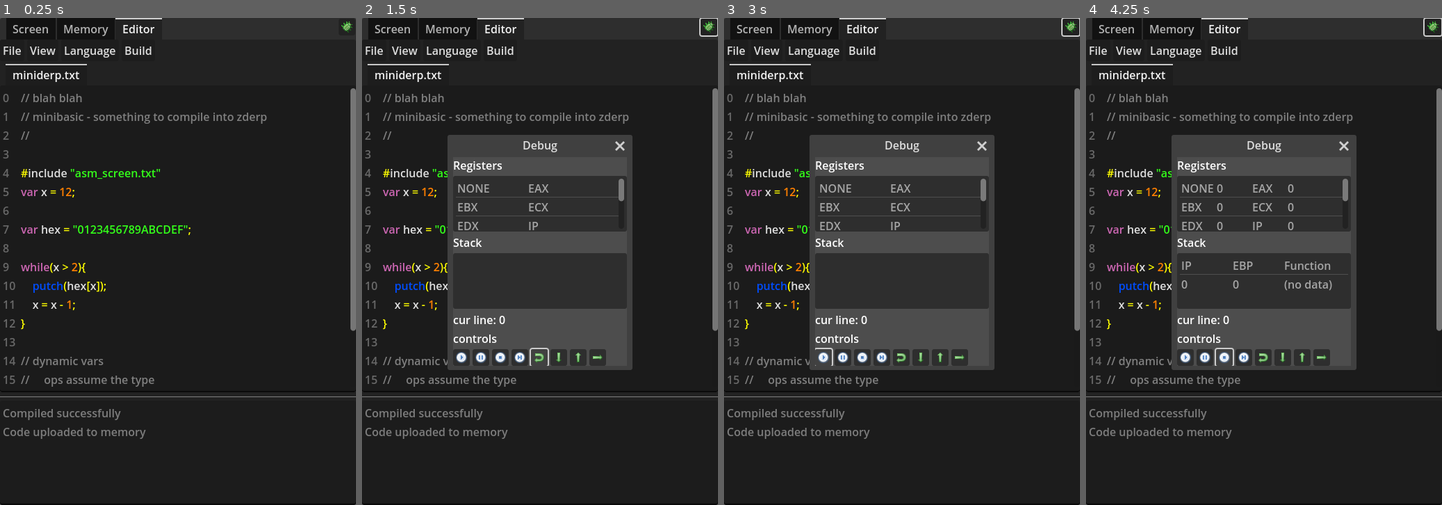
Above: before the commit, frames 1-4 (left to right).
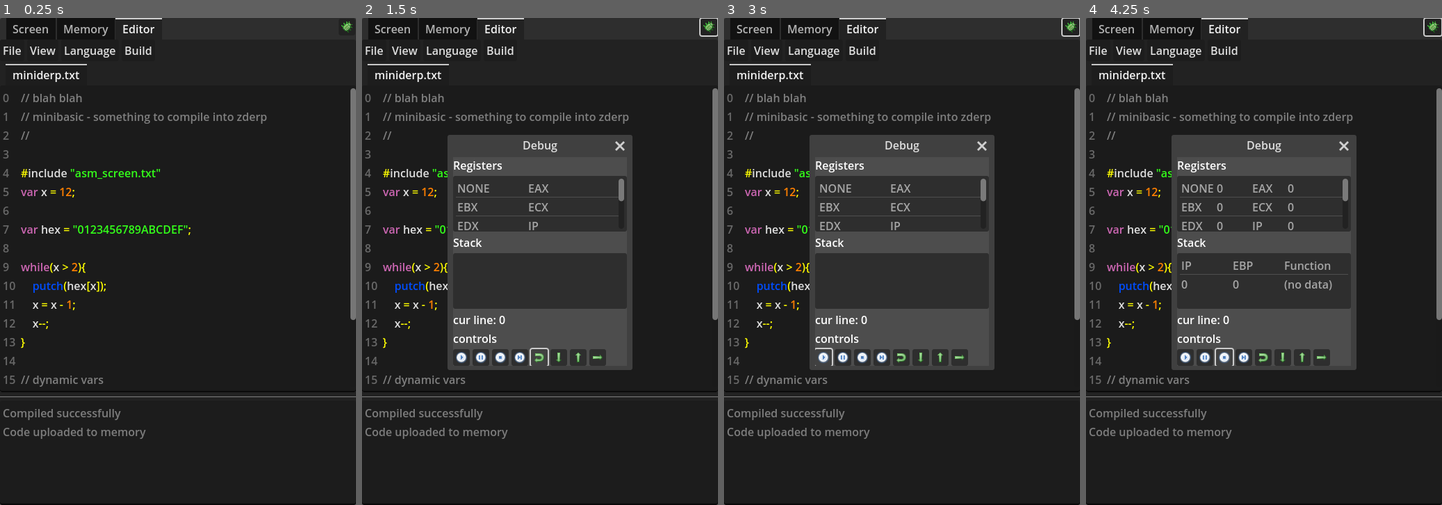
Above: after the commit, the same moments.

Repository: Zondartul/CpuDerp
Game: Godot game, scene res://scenes/main.tscn
The game is run twice, just before and just after one commit, with the same random seed, the same clock (stepped at 60 frames per second) and the same inputs.
Inputs (mouse positions are in pixels of both pictures, inside the frame that each line leads up to):
- Up to frame 1 (0.25 s): no input
- Up to frame 2 (1.5 s): click (707, 27) at 0.5 s; click (540, 358) at 1.25 s
- Up to frame 3 (3 s): click (902, 358) at 2 s; click (823, 358) at 2.75 s
- Up to frame 4 (4.25 s): click (1224, 358) at 3.5 s

The runs differ from the first frame. In frame 1, 0.5% of the frame differs, in the area x 5-100%, y 61-76%; in frame 2, 0.5%; in frame 3, 0.5%; in frame 4, 0.5%.

Commit message:
better tokenization for miniderp

Diff:
--- a/scenes/comp_compile_md.gd
+++ b/scenes/comp_compile_md.gd
@@ -1,96 +1,16 @@
 extends Node
 
-var cur_filename;
-var cur_path;
-const script_tokenizer = preload("res://scenes/word_boundary_tokenizer.gd")
-const lang = preload("res://scenes/lang_md.gd")
-var tokenizer;
-var cur_line = "";
-var cur_line_idx = 0;
-var error_code = 0;
+var cur_filename: set=set_cur_filename;
+var cur_path: set=set_cur_path;
+@onready var tokenizer = $tokenizer_md;
 signal tokens_ready;
-var output_tokens = [];
-
-func _ready():
-	tokenizer = script_tokenizer.new();
-	tokenizer.ch_punct = lang.get_all_punct();
 
 func compile(text):
-	var tokens = tokenize(text);
-	tokens_ready.emit(tokens);
+	var tokens = tokenizer.tokenize(text);
 	print(tokens);
 
-var char_classes = ["WORD", "PUNCT", "NUM", "STR"];
+func _on_tokenizer_md_tokens_ready(tokens) -> void:
+	tokens_ready.emit(tokens);
 
-func tokenize(text):
-	output_tokens.clear();
-	var lines = text.split("\n",false);
-	print(lines);
-	for line in lines:
-		cur_line = line;
-		cur_line_idx += 1;
-		line = preproc(line);
-		cur_line = line;
-		var tokens = tokenizer.tokenize(line);
-		output_tokens.append_array(tokens);
-		if output_tokens.size():
-			output_tokens.back()["token_viewer_newline"] = true;
-		#process(tokens);
-		if error_code: return false;
-	tokens_ready.emit(output_tokens);
-	return output_tokens;
-
-# ---------- Basic preprocess ---------------------------------
-# preprocess the line: remove comments, trim whitespace, etc
-func preproc(line:String)->String:
-	#var line_old = line;
-	line = remove_comments(line);
-	line = trim_spaces(line);
-	#print("preproc: before ["+line_old+"] -> after ["+line+"]")
-	return line;
-
-# removes comments from the line. Comments start with the # character and last until end of string.
-func remove_comments(line:String)->String:
-	#var idx = line.find("#");
-	#if(idx != -1):
-	#	line = line.substr(0, idx);
-	# need to handle strings as well
-	var is_string = false;
-	var idx = 0;
-	var prev_ch = "";
-	for ch in line:
-		if is_string:
-			if ch == "\"": is_string = false;
-		else:
-			if ch == "\"": is_string = true;
-			if ch == "/" and prev_ch == "/":
-				idx -= 1;
-				break;
-		prev_ch = ch;
-		idx += 1;
-	return line.substr(0,idx);
-
-# removes space characters from the beginning and the end of a string
-func trim_spaces(line:String)->String:
-	var idx_first = first_non_space(line)
-	var idx_last = last_non_space(line)
-	var nsp_len = idx_last - idx_first+1;
-	line = line.substr(idx_first, nsp_len);
-	return line;
-
-# returns the index of the first character in a string that is not some space character
-func first_non_space(line:String)->int:
-	var idx = 0;
-	for ch in line:
-		if ch in " \n\r\t":
-			idx = idx+1;
-		else:
-			return idx;
-	return -1;
-
-# returns the index of the last character in a string that is not some space character
-func last_non_space(line:String)->int:
-	var idx = first_non_space(line.reverse())
-	if idx == -1: return -1;
-	else: return line.length() - idx - 1;
-#------------------------------------------------------------
+func set_cur_filename(val): tokenizer.cur_filename = val;
+func set_cur_path(val): tokenizer.cur_path = val;
--- a/scenes/lang_md.gd
+++ b/scenes/lang_md.gd
@@ -3,11 +3,11 @@
 
 var lang_name = "miniderp";
 
-const keywords = ["var", "func", "if", "else", "while", "return"];
-const punct_range = ["([{", ")]}"];
-const punct_single = [";"];
-const punct_multi = ["//"];
-const ops_single = [".+-*/%="];
+const keywords = ["var", "func", "if", "else", "while", "return", "and", "or", "not"];
+const ops = [".", "+", "-", "*", "/", "%", "=", "+=", "-=", "*=", "/=", "%=", "&", "|", "^",];
+const punct = [";", "//", "(", "[", "{", ")", "]", "}", "#"];
+const punct_range_begin = ["(", "[", "{"];
+const punct_range_end = [")", "]", "}"];
 
 func get_syntax():
 	var syn = CodeHighlighter.new();
@@ -37,7 +37,7 @@
 
 static func get_all_punct():
 	var s = "";
-	for list in [punct_range, punct_single, punct_multi, ops_single]:
+	for list in [punct, ops]:
 		for entry in list:
 			s += entry;
 	return s;
--- a/scenes/main.tscn
+++ b/scenes/main.tscn
@@ -20,6 +20,7 @@
 [ext_resource type="Script" uid="uid://0em7edt5tnsg" path="res://scenes/Bus.gd" id="11_37vc5"]
 [ext_resource type="Texture2D" uid="uid://j2f1v3ps3264" path="res://res/icons/Bug-silk.png" id="11_nykja"]
 [ext_resource type="Script" uid="uid://d4b6r10nogh80" path="res://scenes/comp_compile_md.gd" id="11_yc10j"]
+[ext_resource type="Script" uid="uid://xob4lsa7oo56" path="res://scenes/md_tokenizer.gd" id="12_pm3ni"]
 [ext_resource type="PackedScene" uid="uid://bctk63nmyhslj" path="res://scenes/win_token_view.tscn" id="13_jscy8"]
 [ext_resource type="Script" uid="uid://b74jfmkseejoc" path="res://scenes/todo.gd" id="19_a20q3"]
 
@@ -248,6 +249,9 @@
 
 [node name="comp_compile_md" type="Node" parent="Panel/TabContainer/Editor/comp_build"]
 script = ExtResource("11_yc10j")
+
+[node name="tokenizer_md" type="Node" parent="Panel/TabContainer/Editor/comp_build/comp_compile_md"]
+script = ExtResource("12_pm3ni")
 
 [node name="window_debug" type="Window" parent="Panel/TabContainer/Editor"]
 title = "Debug"
@@ -313,6 +317,7 @@
 [connection signal="cur_efile_changed" from="Panel/TabContainer/Editor/comp_file" to="Panel/TabContainer/Editor/comp_build" method="_on_comp_file_cur_efile_changed"]
 [connection signal="file_selected" from="Panel/TabContainer/Editor/comp_file/fd_save" to="Panel/TabContainer/Editor/comp_file" method="_on_fd_save_file_selected"]
 [connection signal="file_selected" from="Panel/TabContainer/Editor/comp_file/fd_load" to="Panel/TabContainer/Editor/comp_file" method="_on_fd_load_file_selected"]
+[connection signal="tokens_ready" from="Panel/TabContainer/Editor/comp_build/comp_compile_md/tokenizer_md" to="Panel/TabContainer/Editor/comp_build/comp_compile_md" method="_on_tokenizer_md_tokens_ready"]
 [connection signal="close_requested" from="Panel/TabContainer/Editor/window_debug" to="Panel/TabContainer/Editor/window_debug" method="hide"]
 [connection signal="set_highlight" from="Panel/TabContainer/Editor/window_debug/debug_panel" to="Panel/TabContainer/Editor/comp_build" method="_on_debug_panel_set_highlight"]
 [connection signal="pressed" from="Panel/btn_debugger" to="Panel/TabContainer/Editor/window_debug" method="show"]
--- /dev/null
+++ b/scenes/md_tokenizer.gd
@@ -0,0 +1,190 @@
+extends Node
+
+var cur_filename;
+var cur_path;
+const script_tokenizer = preload("res://scenes/word_boundary_tokenizer.gd")
+const lang = preload("res://scenes/lang_md.gd")
+var tokenizer;
+var cur_line = "";
+var cur_line_idx = 0;
+var error_code = 0;
+var output_tokens = [];
+signal tokens_ready;
+
+func _ready():
+	tokenizer = script_tokenizer.new();
+	tokenizer.ch_punct = lang.get_all_punct();
+
+func tokenize(text):
+	output_tokens.clear();
+	var tokens = basic_tokenize(text);
+	#tokens_ready.emit(tokens);
+	recombine_tokens(tokens);
+	reclassify_tokens(tokens);
+	colorize_tokens(tokens);
+	tokens = filter_tokens(tokens);
+
+	output_tokens = tokens;
+	tokens_ready.emit(output_tokens);
+	return output_tokens;
+
+func basic_tokenize(text):
+	var tokens = [];
+	var lines = text.split("\n",false);
+	print(lines);
+	for line in lines:
+		cur_line = line;
+		cur_line_idx += 1;
+		line = preproc(line);
+		cur_line = line;
+		var line_tokens = tokenizer.tokenize(line);
+		for tok in line_tokens:
+			tok["token_viewer_line"] = cur_line_idx;
+		tokens.append_array(line_tokens);
+		#process(tokens);
+		if error_code: return false;
+	return tokens;
+# ---------- Basic preprocess ---------------------------------
+# preprocess the line: remove comments, trim whitespace, etc
+func preproc(line:String)->String:
+	#var line_old = line;
+	line = remove_comments(line);
+	line = trim_spaces(line);
+	#print("preproc: before ["+line_old+"] -> after ["+line+"]")
+	return line;
+
+# removes comments from the line. Comments start with the # character and last until end of string.
+func remove_comments(line:String)->String:
+	#var idx = line.find("#");
+	#if(idx != -1):
+	#	line = line.substr(0, idx);
+	# need to handle strings as well
+	var is_string = false;
+	var idx = 0;
+	var prev_ch = "";
+	for ch in line:
+		if is_string:
+			if ch == "\"": is_string = false;
+		else:
+			if ch == "\"": is_string = true;
+			if ch == "/" and prev_ch == "/":
+				idx -= 1;
+				break;
+		prev_ch = ch;
+		idx += 1;
+	return line.substr(0,idx);
+
+# removes space characters from the beginning and the end of a string
+func trim_spaces(line:String)->String:
+	var idx_first = first_non_space(line)
+	var idx_last = last_non_space(line)
+	var nsp_len = idx_last - idx_first+1;
+	line = line.substr(idx_first, nsp_len);
+	return line;
+
+# returns the index of the first character in a string that is not some space character
+func first_non_space(line:String)->int:
+	var idx = 0;
+	for ch in line:
+		if ch in " \n\r\t":
+			idx = idx+1;
+		else:
+			return idx;
+	return -1;
+
+# returns the index of the last character in a string that is not some space character
+func last_non_space(line:String)->int:
+	var idx = first_non_space(line.reverse())
+	if idx == -1: return -1;
+	else: return line.length() - idx - 1;
+#------------------------------------------------------------
+
+const recombinations = [
+	["#", "/*"], ["+", "+"], ["-", "-"], ["+", "="], ["-", "="],
+	["/WORD", "/NUMBER"], ["/NUMBER", ".", "/NUMBER"],
+];
+
+func recombine_tokens(tokens):
+	var i = 0;
+	var prev_toks = [];
+	var prev_count = 2;
+	while(i < len(tokens)):
+		var tok = tokens[i];
+		prev_toks.append(tok);
+		if(len(prev_toks) > prev_count):
+			prev_toks.remove_at(0);
+		for recomb in recombinations:
+			if recombine_pattern_match(prev_toks, recomb):
+				recombine_n(tokens, i, len(recomb));
+				prev_toks.clear();
+				continue;
+		i += 1;
+	return tokens;
+
+# returns true if the
+func recombine_pattern_match(toks:Array, pattern:Array):
+	for i in range(len(pattern)):
+		var p = pattern[rev_idx(pattern, i)];
+		var t = maybe_idx(toks, rev_idx(toks,i));
+		if not t: return false;
+		if p == "/*": continue;
+		if p == "/WORD" and t.class == "WORD": continue;
+		if p == "/NUMBER" and t.class == "NUMBER": continue;
+		if t and t.text == p: continue;
+		return false;
+	return true;
+
+# returns an index of "idx from the end".
+func rev_idx(arr:Array, idx:int):
+	return len(arr)-1-idx;
+
+# replaces in-place tokens idx-len ... idx with a single token.
+func recombine_n(toks:Array, idx:int, length:int):
+	var from = idx-length+1;
+	for i in range(length-1):
+		toks[from].text += toks[from+1].text;
+		toks.remove_at(from+1);
+
+# returns N'th array element or null if there isn't one.
+func maybe_idx(arr:Array, idx:int):
+	if (idx >= 0) and (idx < len(arr)): return arr[idx];
+	else: return null;
+
+# adjusts the token class based on a dictionary
+func reclassify_tokens(tokens:Array):
+	for tok in tokens:
+		if tok.class == "WORD":
+			if tok.text in lang.keywords:
+				tok.class = "KEYWORD";
+			else:
+				tok.class = "IDENT";
+		if tok.class == "PUNCT":
+			if tok.text in lang.ops:
+				tok.class = "OP";
+			if tok.text[0] == "#":
+				tok.class = "PREPROC";
+
+# removes unneded tokens
+func filter_tokens(tokens:Array)->Array:
+	return tokens.filter(
+		func(tok):
+			return not (
+						(tok.class == "SPACE") or
+						(tok.class == "ENDSTRING")
+					)
+	);
+
+const token_colors = {
+	"PREPROC":Color(0.91, 0.576, 0.109, 1.0),
+	"KEYWORD":Color(0.974, 0.22, 0.365, 1.0),
+	"IDENT":Color(0.693, 0.469, 0.946, 1.0),
+	"OP":Color(0.998, 0.998, 0.0, 1.0),
+	"NUMBER":Color(1.0, 1.0, 0.0, 1.0),
+	"STRING":Color(0.0, 0.827, 0.0, 1.0),
+	"PUNCT":Color(0.293, 0.506, 1.0, 1.0),
+};
+
+func colorize_tokens(toks:Array):
+	for tok in toks:
+		if tok.class in token_colors:
+			tok["token_viewer_color"] = token_colors[tok.class];
--- a/scenes/win_token_view.gd
+++ b/scenes/win_token_view.gd
@@ -23,12 +23,31 @@
 func set_tokens(tokens):
 	clear();
 	show();
+	var prev_line_idx = [null];
 	for token in tokens:
+		var line_idx = maybe_prop(token, "token_viewer_line");
+		if val_changed(line_idx, prev_line_idx):
+			add_newline();
 		var tooltip = array_to_str(token);
-		add_item(token.text, Color.WHITE, tooltip);
+		var color = maybe_prop(token, "token_viewer_color", Color.WHITE);
+		add_item(token.text, color, tooltip);
 		if "token_viewer_newline" in token:
 			add_newline();
 	call_deferred("hide");
+
+# returns true if the value changed and saves the new value
+func val_changed(new_val, prev_val:Array):
+	var res = false;
+	if prev_val[0] != null:
+		if new_val != prev_val[0]:
+			res = true;
+	prev_val[0] = new_val;
+	return res;
+
+func maybe_prop(obj, propname, default=null):
+	if propname in obj:
+		return obj[propname];
+	return default;
 
 func array_to_str(arr):
 	return str(arr);
--- a/scenes/word_boundary_tokenizer.gd
+++ b/scenes/word_boundary_tokenizer.gd
@@ -22,7 +22,7 @@
 	if cur_tok != "":
 		tokens.append({"class":tok_class, "text":cur_tok, "col":col-1});
 		cur_tok = "";
-	tokens = tokens.filter(filter_tokens);
+	#tokens = tokens.filter(filter_tokens);
 	return tokens;
 
 func should_split_on_transition(new_tok_class, old_tok_class):
@@ -34,9 +34,9 @@
 	else: return (old_tok_class != new_tok_class); #split on any other class change
 
 
-func filter_tokens(tok):
-	if tok["class"] in ["SPACE", "ENDSTRING"]: return false;
-	return true;
+#func filter_tokens(tok):
+#	if tok["class"] in ["SPACE", "ENDSTRING"]: return false;
+#	return true;
 
 var ch_punct = ".,:[]+;";
 const ch_alphabet = "qwertyuiopasdfghjklzxcvbnmQWERTYUIOPASDFGHJKLZXCVBNM_";
Not shown, changed: res/data/miniderp.txt
Not shown: 1 places in scenes/main.tscn that only renumber resources
Not shown, added: scenes/md_tokenizer.gd.uid
